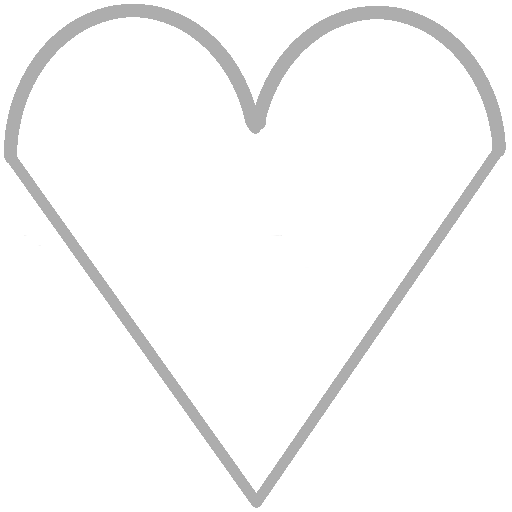
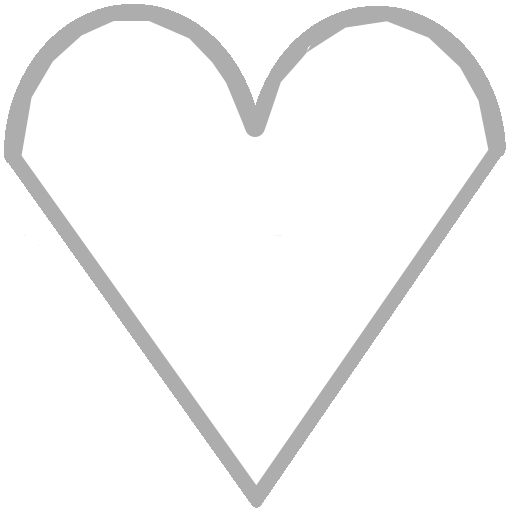
The second w=512, h=512 image is a revision of the first. Changes to its layers:
painted on "Layer #2" over bbox(17, 17, 492, 493)
